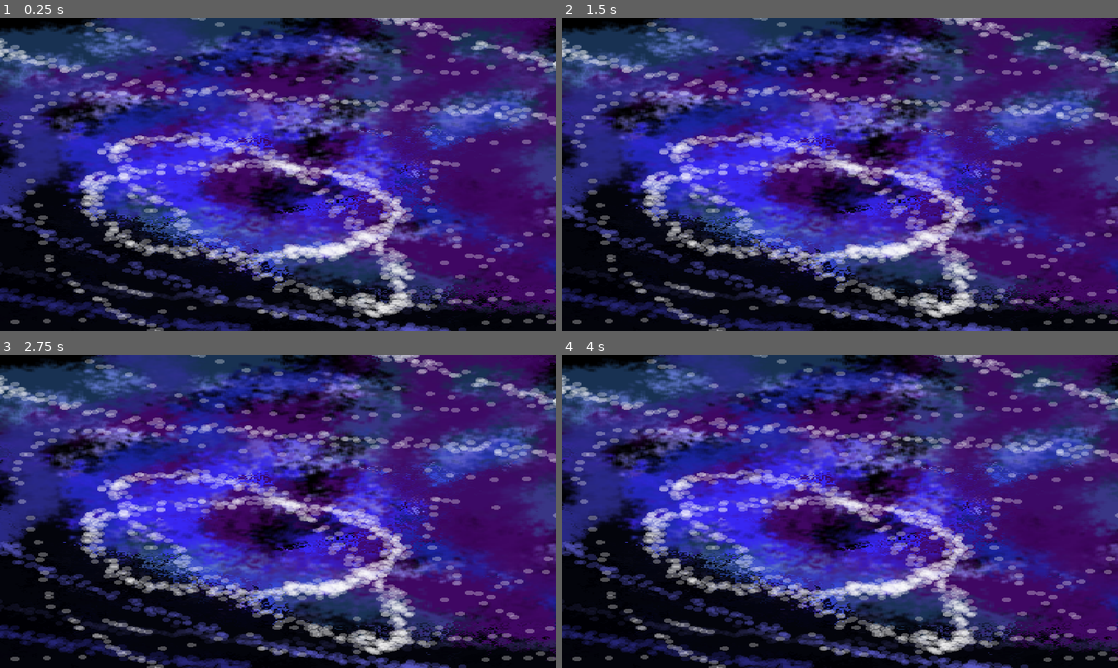
Above: before the commit, frames 1-4 (two rows, left to right).
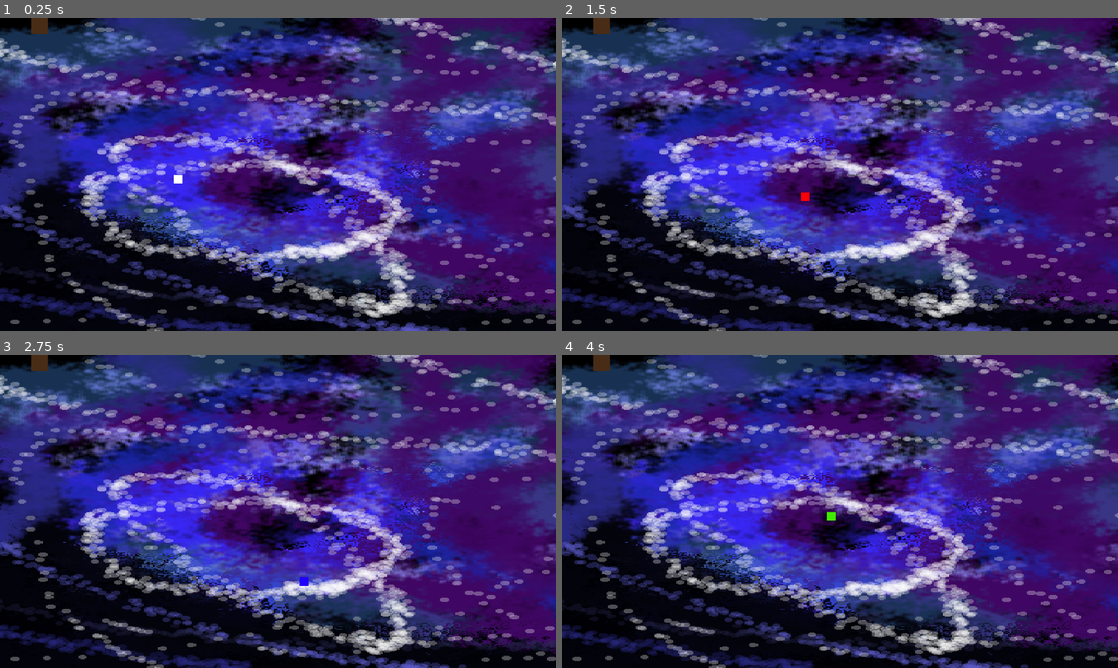
Above: after the commit, the same moments.

Repository: Lacottick/CtrlLacoJAM
Game: Godot game, scene res://scenes/loading_screen/loading_screen.tscn
Two runs of this game, one before a commit and one after it. Both use one fixed random seed, a clock stepped at 60 frames per second and the inputs below. The project has no main scene, so this scene is started directly.
Inputs:
- Up to frame 1 (0.25 s): no input
- Up to frame 2 (1.5 s): tap Enter at 0.5 s; hold D (right, bound only after the commit) 0.53-1.28 s; tap E (interact, bound only after the commit) at 0.6, 1.35 s; tap Space at 1.25 s; hold S (down, bound only after the commit) from 1.28 s (still down)
- Up to frame 3 (2.75 s): tap Enter at 2 s; release S (down, bound only after the commit) at 2.03 s; hold D (right, bound only after the commit) from 2.03 s (still down); tap E (interact, bound only after the commit) at 2.1 s
- Up to frame 4 (4 s): release D (right, bound only after the commit) at 2.78 s; hold W (up, bound only after the commit) 2.78-3.53 s; tap E (interact, bound only after the commit) at 2.85, 3.6 s; hold A (left, bound only after the commit) from 3.53 s (still down)

The runs differ from the first frame. In frame 1, 0.2% of the frame differs, in the area x 5-33%, y 0-53%; in frame 2, 0.2%; in frame 3, 0.2%; in frame 4, 0.2%.

Commit message:
Adição do Player e scripts

Diff:
--- /dev/null
+++ b/actors/player.gd
@@ -0,0 +1,46 @@
+extends CharacterBody2D
+
+@export var speed: float = 200.0
+
+@onready var sprite: Sprite2D = $Sprite2D
+@onready var animation_player: AnimationPlayer = $AnimationPlayer
+
+var direction := Vector2.ZERO
+var non_normal_dir := Vector2.ZERO
+
+func _physics_process(delta):
+	var input_dir = Vector2.ZERO
+
+	# Movimento normal
+	if Input.is_action_pressed("right"):
+		input_dir.x += 1
+	if Input.is_action_pressed("left"):
+		input_dir.x -= 1
+	if Input.is_action_pressed("down"):
+		input_dir.y += 1
+	if Input.is_action_pressed("up"):
+		input_dir.y -= 1
+
+	non_normal_dir = input_dir
+	input_dir = input_dir.normalized()
+
+	# Animações
+	if input_dir == Vector2.ZERO:
+		animation_player.play("idle")
+	else:
+		if abs(input_dir.x) > abs(input_dir.y):
+			if input_dir.x > 0:
+				animation_player.play("right")
+			else:
+				animation_player.play("left")
+		else:
+			if input_dir.y > 0:
+				animation_player.play("down")
+			else:
+				animation_player.play("up")
+
+	if input_dir != Vector2.ZERO:
+		direction = input_dir
+	velocity = input_dir * speed
+
+	move_and_slide()
--- /dev/null
+++ b/actors/player.tscn
@@ -0,0 +1,127 @@
+[gd_scene format=3 uid="uid://st4h1i4ffas4"]
+
+[ext_resource type="Script" uid="uid://dw1qurim6po7r" path="res://actors/player.gd" id="1_niuxy"]
+
+[sub_resource type="CanvasTexture" id="CanvasTexture_cp522"]
+
+[sub_resource type="RectangleShape2D" id="RectangleShape2D_niuxy"]
+
+[sub_resource type="Animation" id="Animation_niuxy"]
+length = 0.001
+tracks/0/type = "value"
+tracks/0/imported = false
+tracks/0/enabled = true
+tracks/0/path = NodePath("Sprite2D:modulate")
+tracks/0/interp = 1
+tracks/0/loop_wrap = true
+tracks/0/keys = {
+"times": PackedFloat32Array(0),
+"transitions": PackedFloat32Array(1),
+"update": 0,
+"values": [Color(1, 1, 1, 1)]
+}
+
+[sub_resource type="Animation" id="Animation_mvpqy"]
+resource_name = "down"
+loop_mode = 1
+tracks/0/type = "value"
+tracks/0/imported = false
+tracks/0/enabled = true
+tracks/0/path = NodePath("Sprite2D:modulate")
+tracks/0/interp = 1
+tracks/0/loop_wrap = true
+tracks/0/keys = {
+"times": PackedFloat32Array(0),
+"transitions": PackedFloat32Array(1),
+"update": 0,
+"values": [Color(1, 0, 0.03529412, 1)]
+}
+
+[sub_resource type="Animation" id="Animation_1yqc4"]
+resource_name = "idle"
+loop_mode = 1
+tracks/0/type = "value"
+tracks/0/imported = false
+tracks/0/enabled = true
+tracks/0/path = NodePath("Sprite2D:modulate")
+tracks/0/interp = 1
+tracks/0/loop_wrap = true
+tracks/0/keys = {
+"times": PackedFloat32Array(0),
+"transitions": PackedFloat32Array(1),
+"update": 0,
+"values": [Color(1, 1, 1, 1)]
+}
+
+[sub_resource type="Animation" id="Animation_esgq3"]
+resource_name = "left"
+loop_mode = 1
+tracks/0/type = "value"
+tracks/0/imported = false
+tracks/0/enabled = true
+tracks/0/path = NodePath("Sprite2D:modulate")
+tracks/0/interp = 1
+tracks/0/loop_wrap = true
+tracks/0/keys = {
+"times": PackedFloat32Array(0),
+"transitions": PackedFloat32Array(1),
+"update": 0,
+"values": [Color(0.24705882, 0.9254902, 0, 1)]
+}
+
+[sub_resource type="Animation" id="Animation_kjkj0"]
+resource_name = "right"
+loop_mode = 1
+tracks/0/type = "value"
+tracks/0/imported = false
+tracks/0/enabled = true
+tracks/0/path = NodePath("Sprite2D:modulate")
+tracks/0/interp = 1
+tracks/0/loop_wrap = true
+tracks/0/keys = {
+"times": PackedFloat32Array(0),
+"transitions": PackedFloat32Array(1),
+"update": 0,
+"values": [Color(0.1254902, 0, 1, 1)]
+}
+
+[sub_resource type="Animation" id="Animation_tue77"]
+resource_name = "up"
+loop_mode = 1
+tracks/0/type = "value"
+tracks/0/imported = false
+tracks/0/enabled = true
+tracks/0/path = NodePath("Sprite2D:modulate")
+tracks/0/interp = 1
+tracks/0/loop_wrap = true
+tracks/0/keys = {
+"times": PackedFloat32Array(0),
+"transitions": PackedFloat32Array(1),
+"update": 0,
+"values": [Color(1, 1, 0.023529412, 1)]
+}
+
+[sub_resource type="AnimationLibrary" id="AnimationLibrary_33vod"]
+_data = {
+&"RESET": SubResource("Animation_niuxy"),
+&"down": SubResource("Animation_mvpqy"),
+&"idle": SubResource("Animation_1yqc4"),
+&"left": SubResource("Animation_esgq3"),
+&"right": SubResource("Animation_kjkj0"),
+&"up": SubResource("Animation_tue77")
+}
+
+[node name="BaseCharacter" type="CharacterBody2D" unique_id=1540911931]
+motion_mode = 1
+script = ExtResource("1_niuxy")
+
+[node name="Sprite2D" type="Sprite2D" parent="." unique_id=721741882]
+position = Vector2(-2.3841858e-07, 1.1920929e-07)
+scale = Vector2(20, 20)
+texture = SubResource("CanvasTexture_cp522")
+
+[node name="CollisionShape2D" type="CollisionShape2D" parent="." unique_id=165994675]
+shape = SubResource("RectangleShape2D_niuxy")
+
+[node name="AnimationPlayer" type="AnimationPlayer" parent="." unique_id=1823954610]
+libraries/ = SubResource("AnimationLibrary_33vod")
--- /dev/null
+++ b/controllers/character_event_bus.gd
@@ -0,0 +1,4 @@
+extends Node
+
+signal health_update
+signal max_health_update
--- /dev/null
+++ b/controllers/game_event_bus.gd
@@ -0,0 +1 @@
+extends Node
--- a/project.godot
+++ b/project.godot
@@ -23,6 +23,34 @@
 
 project/assembly_name="ProjetoJAM"
 
+[input]
+
+right={
+"deadzone": 0.2,
+"events": [Object(InputEventKey,"resource_local_to_scene":false,"resource_name":"","device":-1,"window_id":0,"alt_pressed":false,"shift_pressed":false,"ctrl_pressed":false,"meta_pressed":false,"pressed":false,"keycode":0,"physical_keycode":68,"key_label":0,"unicode":100,"location":0,"echo":false,"script":null)
+]
+}
+left={
+"deadzone": 0.2,
+"events": [Object(InputEventKey,"resource_local_to_scene":false,"resource_name":"","device":-1,"window_id":0,"alt_pressed":false,"shift_pressed":false,"ctrl_pressed":false,"meta_pressed":false,"pressed":false,"keycode":0,"physical_keycode":65,"key_label":0,"unicode":97,"location":0,"echo":false,"script":null)
+]
+}
+down={
+"deadzone": 0.2,
+"events": [Object(InputEventKey,"resource_local_to_scene":false,"resource_name":"","device":-1,"window_id":0,"alt_pressed":false,"shift_pressed":false,"ctrl_pressed":false,"meta_pressed":false,"pressed":false,"keycode":0,"physical_keycode":83,"key_label":0,"unicode":115,"location":0,"echo":false,"script":null)
+]
+}
+up={
+"deadzone": 0.2,
+"events": [Object(InputEventKey,"resource_local_to_scene":false,"resource_name":"","device":-1,"window_id":0,"alt_pressed":false,"shift_pressed":false,"ctrl_pressed":false,"meta_pressed":false,"pressed":false,"keycode":0,"physical_keycode":87,"key_label":0,"unicode":119,"location":0,"echo":false,"script":null)
+]
+}
+interact={
+"deadzone": 0.2,
+"events": [Object(InputEventKey,"resource_local_to_scene":false,"resource_name":"","device":-1,"window_id":0,"alt_pressed":false,"shift_pressed":false,"ctrl_pressed":false,"meta_pressed":false,"pressed":false,"keycode":0,"physical_keycode":69,"key_label":0,"unicode":101,"location":0,"echo":false,"script":null)
+]
+}
+
 [physics]
 
 3d/physics_engine="Jolt Physics"
--- /dev/null
+++ b/scenes/level_door/door.gd
@@ -0,0 +1,28 @@
+extends Area2D
+
+@export_file("*.tscn") var travel_scene_path: String
+
+var player_in_range: bool = false
+
+func _process(_delta: float) -> void:
+	if player_in_range and Input.is_action_just_pressed("interact"):
+		change_level()
+
+func _on_body_entered(body: Node2D) -> void:
+	if body is CharacterBody2D:
+		player_in_range = true
+		print("Pressione 'interact' para entrar")
+
+func _on_body_exited(body: Node2D) -> void:
+	if body is CharacterBody2D:
+		player_in_range = false
+
+func change_level() -> void:
+	if travel_scene_path == "":
+		print("Nenhuma cena configurada")
+		return
+
+	var change = get_tree().change_scene_to_file(travel_scene_path)
+
+	if change != OK:
+		print("Erro ao carregar a cena: ", change)
--- /dev/null
+++ b/scenes/level_door/door.tscn
@@ -0,0 +1,23 @@
+[gd_scene format=3 uid="uid://br50at6rbv0ou"]
+
+[ext_resource type="Script" uid="uid://bv8gf1sspg3td" path="res://scenes/level_door/door.gd" id="1_0jjss"]
+
+[sub_resource type="CanvasTexture" id="CanvasTexture_o6v5j"]
+
+[sub_resource type="RectangleShape2D" id="RectangleShape2D_0jjss"]
+size = Vector2(39, 38)
+
+[node name="Door" type="Area2D" unique_id=652754548]
+script = ExtResource("1_0jjss")
+travel_scene_path = "uid://cj3573nfgkl7k"
+
+[node name="Sprite2D" type="Sprite2D" parent="." unique_id=1800604934]
+modulate = Color(0.2813529, 0.17186773, 0.08868671, 1)
+scale = Vector2(38, 38)
+texture = SubResource("CanvasTexture_o6v5j")
+
+[node name="CollisionShape2D" type="CollisionShape2D" parent="." unique_id=1688518250]
+shape = SubResource("RectangleShape2D_0jjss")
+
+[connection signal="body_entered" from="." to="." method="_on_body_entered"]
+[connection signal="body_exited" from="." to="." method="_on_body_exited"]
--- /dev/null
+++ b/scenes/levels/second_level.tscn
@@ -0,0 +1,16 @@
+[gd_scene format=3 uid="uid://cj3573nfgkl7k"]
+
+[ext_resource type="PackedScene" uid="uid://st4h1i4ffas4" path="res://actors/player.tscn" id="1_xxvh4"]
+
+[sub_resource type="CanvasTexture" id="CanvasTexture_r8pi6"]
+
+[node name="SecondLevel" type="Node2D" unique_id=317540291]
+
+[node name="Sprite2D" type="Sprite2D" parent="." unique_id=811479534]
+modulate = Color(0.09019608, 1, 1, 1)
+position = Vector2(639.25, 360.75)
+scale = Vector2(1279.5, 722.5)
+texture = SubResource("CanvasTexture_r8pi6")
+
+[node name="CharacterBody2D" parent="." unique_id=1540911931 instance=ExtResource("1_xxvh4")]
+position = Vector2(24, 315)
--- /dev/null
+++ b/scenes/levels/test_level.tscn
@@ -0,0 +1,19 @@
+[gd_scene format=3 uid="uid://d0wf4frm3oedt"]
+
+[ext_resource type="Texture2D" uid="uid://chxq6kg1aslkb" path="res://assets/Space_background.png" id="1_alwyk"]
+[ext_resource type="PackedScene" uid="uid://st4h1i4ffas4" path="res://actors/player.tscn" id="2_62xr1"]
+[ext_resource type="PackedScene" uid="uid://br50at6rbv0ou" path="res://scenes/level_door/door.tscn" id="3_vxsof"]
+
+[node name="TestLevel" type="Node2D" unique_id=770727597]
+
+[node name="Sprite2D" type="Sprite2D" parent="." unique_id=855255408]
+texture_filter = 1
+position = Vector2(641.49994, 359.99997)
+scale = Vector2(3.5694442, 1.9999999)
+texture = ExtResource("1_alwyk")
+
+[node name="CharacterBody2D" parent="." unique_id=1540911931 instance=ExtResource("2_62xr1")]
+position = Vector2(410, 371)
+
+[node name="Door" parent="." unique_id=73564260 instance=ExtResource("3_vxsof")]
+position = Vector2(91, 18)
--- a/scenes/loading_screen/loading_screen.gd
+++ b/scenes/loading_screen/loading_screen.gd
@@ -3,7 +3,7 @@
 @onready var progress_bar: ProgressBar = $ProgressBar
 @onready var sprite_2d: Sprite2D = $Sprite2D
 
-@export var next_scene_path: String = "res://scenes/test_level/test_level.tscn"
+@export var next_scene_path: String = "res://scenes/levels/test_level.tscn"
 
 var progress: Array[float] = []
 
--- a/scenes/test_level/test_level.tscn
+++ /dev/null
@@ -1,11 +0,0 @@
-[gd_scene format=3 uid="uid://d0wf4frm3oedt"]
-
-[ext_resource type="Texture2D" uid="uid://chxq6kg1aslkb" path="res://assets/Space_background.png" id="1_alwyk"]
-
-[node name="TestLevel" type="Node2D" unique_id=770727597]
-
-[node name="Sprite2D" type="Sprite2D" parent="." unique_id=855255408]
-texture_filter = 1
-position = Vector2(641.49994, 359.99997)
-scale = Vector2(3.5694442, 1.9999999)
-texture = ExtResource("1_alwyk")
Not shown, added: actors/player.gd.uid
Not shown, added: controllers/character_event_bus.gd.uid
Not shown, added: controllers/game_event_bus.gd.uid
Not shown, added: scenes/level_door/door.gd.uid
